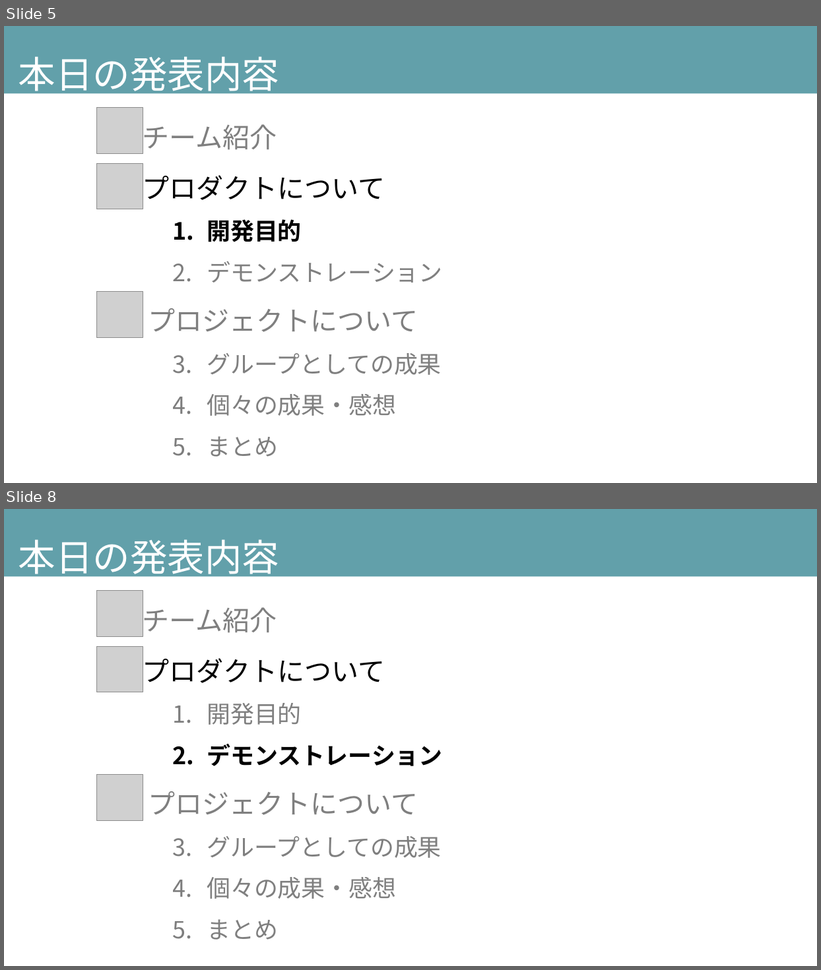
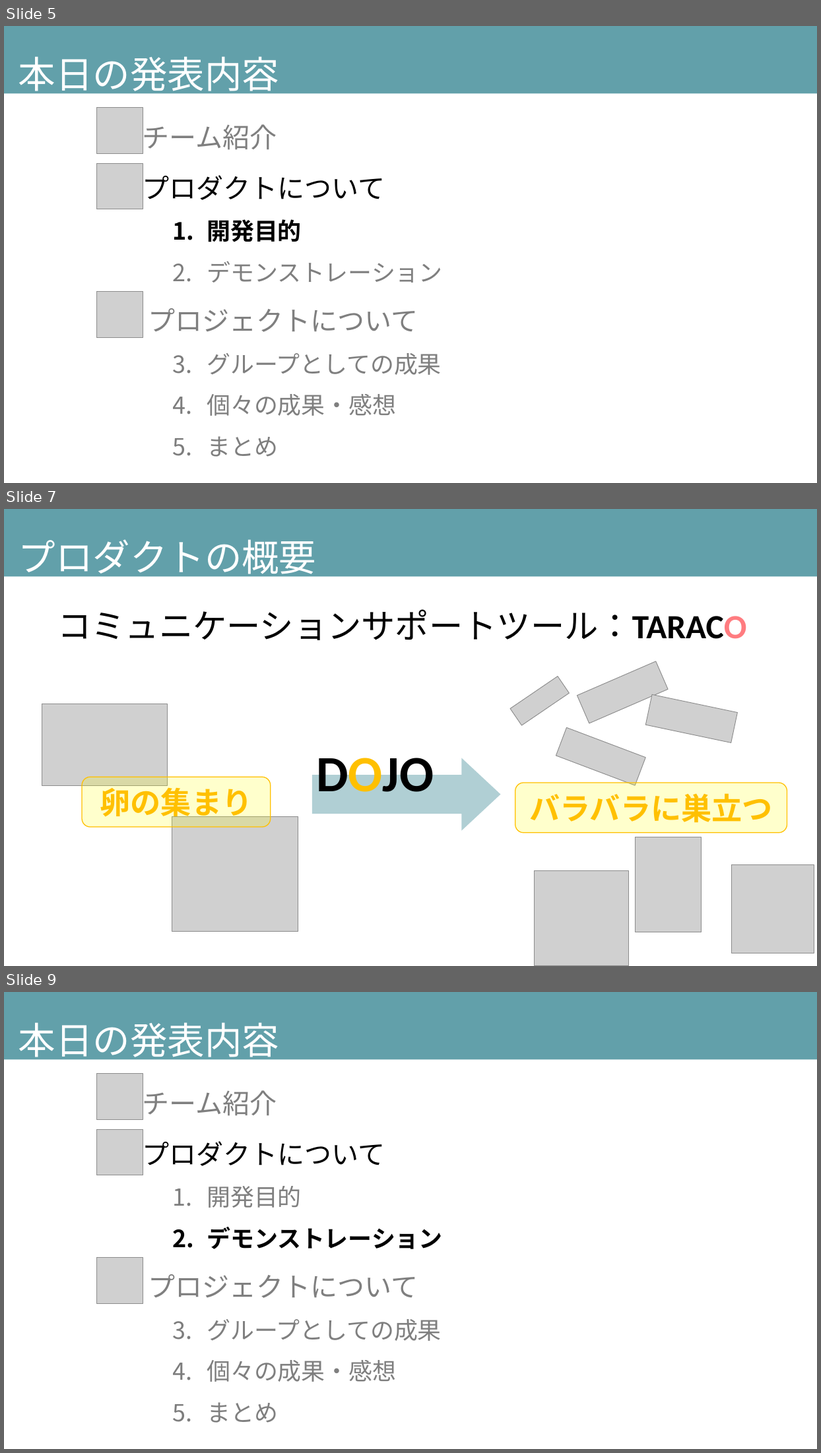
Before and after one commit to DOJO-2021/B-3, a slide deck: documents/発表スライド_ビーチサンダル.pptx. Shown one above the other, each under a label of ours: slides 5 and 8 before the commit, slides 5, 7 and 9 after it; the slides between them are not shown. The pictures are 821x970 and 821x1453 pixels, drawn with LibreOffice and Linux fonts; fonts in the diff are those of the drawing; grey boxes stand for pictures. Boxes give left, top, right and bottom in pixels: in the first picture for what was removed or moved away, otherwise in the second. Text is boxed around its words. In the diff, an @@ line names an element or a change of style, - is before the commit and + after.

```diff
--- a/documents/発表スライド_ビーチサンダル.pptx
+++ b/documents/発表スライド_ビーチサンダル.pptx
@@ slide 7 added at (x1=4, y1=509, x2=817, y2=966), background #FFFFFF @@
@@ rectangle added at (x1=4, y1=509, x2=817, y2=577), fill #62A0AA, 44 pt, text #FFFFFF @@
+プロダクトの概要
@@ text added at (x1=57, y1=609, x2=746, y2=640), 40 pt, text #000000 @@
+  コミュニケーションサポートツール：TARACO
@@ picture added at (x1=42, y1=704, x2=167, y2=786) @@
@@ right arrow added at (x1=312, y1=758, x2=500, y2=831), fill #62A0AA at 50% opacity @@
@@ text added at (x1=316, y1=749, x2=434, y2=792), 60 pt, text #000000, bold @@
+DOJO
@@ rounded rectangle added at (x1=82, y1=778, x2=271, y2=827), fill #FFFF00 at 20% opacity, outline #FFC000 1 pt, 36 pt, text #FFC000, bold @@
+卵の集まり
@@ group added at (x1=510, y1=661, x2=814, y2=966): 7 pictures, 1 rounded rectangle @@
+バラバラに巣立つ
@@ picture added at (x1=172, y1=817, x2=298, y2=932) @@
@@ what was slide 8 is now slide 9 @@
```
Also in this commit, not shown: 5 slides changed.
